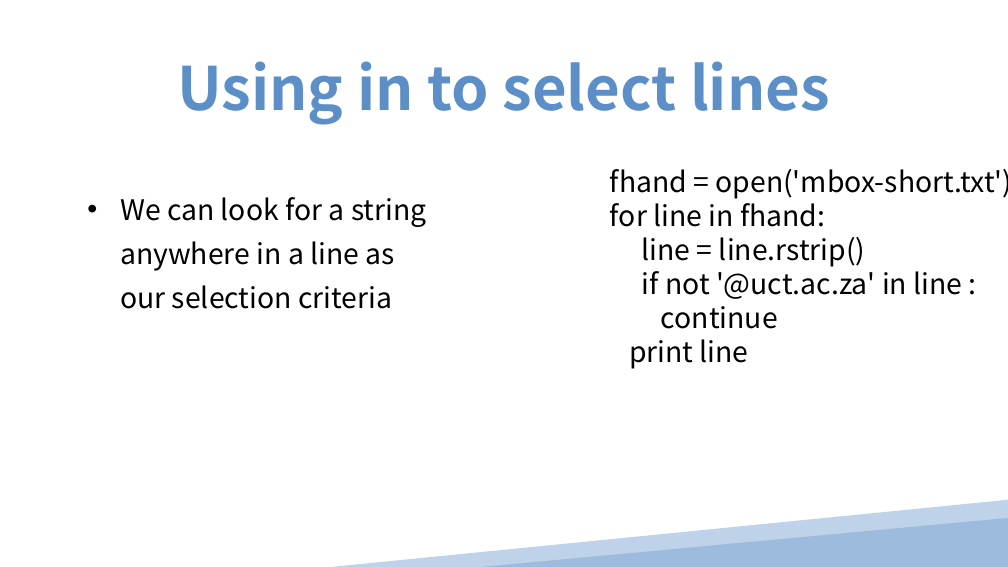
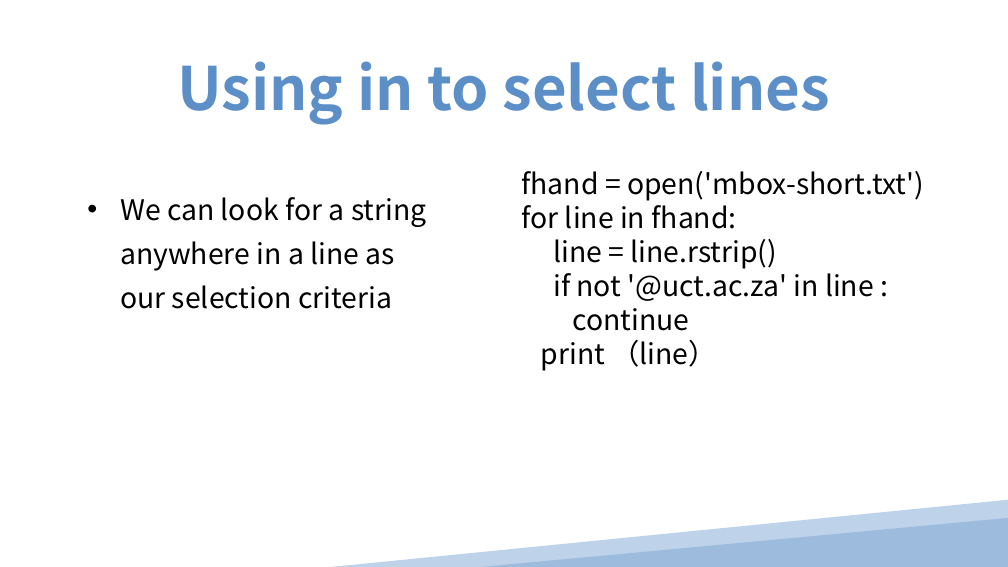
Before and after one commit to pinglee0/py, a slide deck: slide 13 of Chapter 10.ppt. Drawn at 1008x567 pixels with LibreOffice and Linux fonts; fonts in the diff are those of the drawing. Boxes give left, top, right and bottom in pixels: in the first picture for what was removed or moved away, otherwise in the second. Text is boxed around its words. In the diff, an @@ line names an element or a change of style, - is before the commit and + after.

```diff
--- a/Chapter 10.ppt
+++ b/Chapter 10.ppt
@@ text "fhand = open('mbox-short.txt')": place and size @@
-text "fhand = open('mbox-short.txt')" at <box>610,169,1008,369</box>
+text "fhand = open('mbox-short.txt')" at <box>522,171,924,371</box>
@@ text at <box>541,340,717,371</box>: text changed @@
-print line
+print （line）
```
Also in this commit, not shown: 11 other slides changed, 21 other files.
